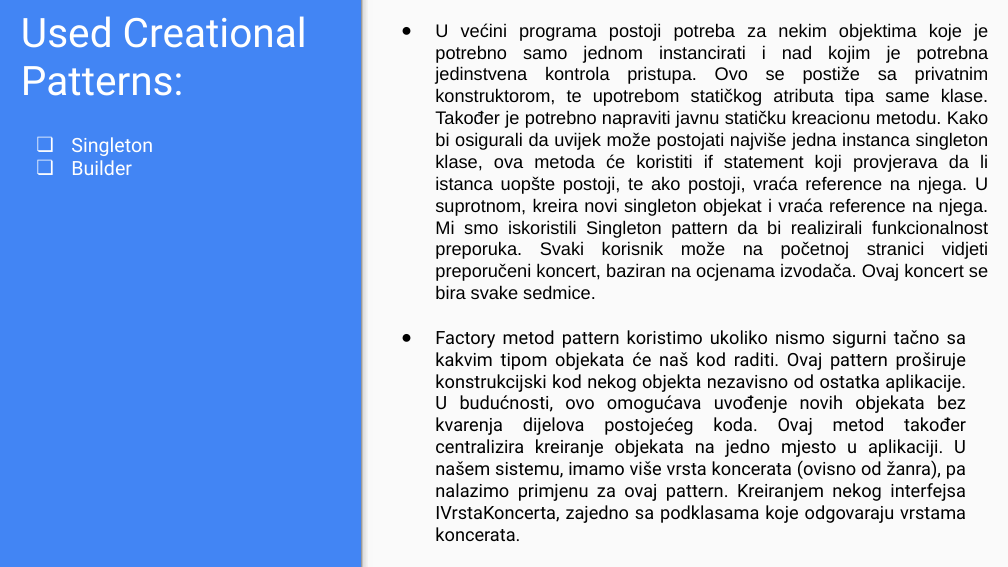
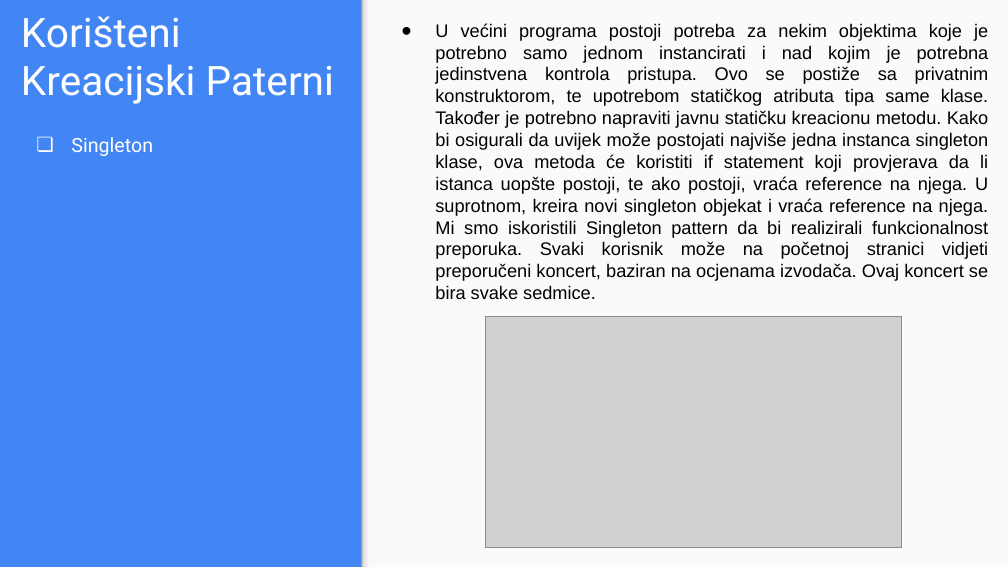
Before and after one commit to ebabic1/OOAD-G6-FAAME, a slide deck: slide 21 of Prezentacija/Prezentacija.pptx (slide 20 before the commit). Drawn at 1008x567 pixels with LibreOffice and Linux fonts; fonts in the diff are those of the drawing; grey boxes stand for pictures. Boxes give left, top, right and bottom in pixels: in the first picture for what was removed or moved away, otherwise in the second. Text is boxed around its words. In the diff, an @@ line names an element or a change of style, - is before the commit and + after.

```diff
--- a/Prezentacija/Prezentacija.pptx
+++ b/Prezentacija/Prezentacija.pptx
@@ title at [21,16,334,104]: text changed @@
-Used Creational Patterns:
+Korišteni Kreacijski Paterni
@@ text at [71,160,132,175]: paragraph removed @@
-❏ Builder
@@ picture added at [486,317,902,547] @@
@@ text removed at [435,330,966,541] @@
-● Factory metod pattern koristimo ukoliko nismo sigurni tačno sa kakvim tipom objekata će naš kod raditi. Ovaj pattern proširuje konstrukcijski kod nekog objekta nezavisno od ostatka aplikacije. U budućnosti, ovo omogućava uvođenje novih objekata bez kvarenja dijelova postojećeg koda. Ovaj metod također centralizira kreiranje objekata na jedno mjesto u aplikaciji. U našem sistemu, imamo više vrsta koncerata (ovisno od žanra), pa nalazimo primjenu za ovaj pattern. Kreiranjem nekog interfejsa IVrstaKoncerta, zajedno sa podklasama koje odgovaraju vrstama koncerata.
```
Also in this commit, not shown: 12 other slides changed, 2 slides added.
